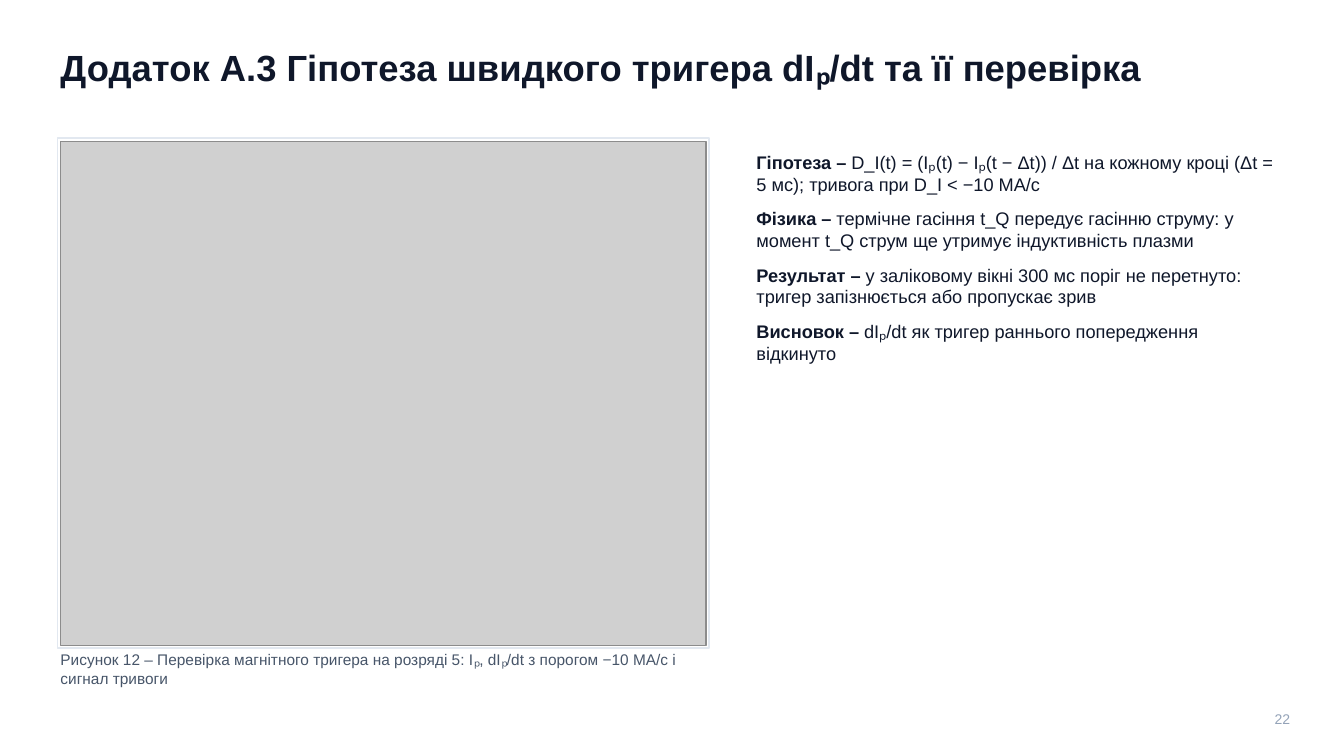
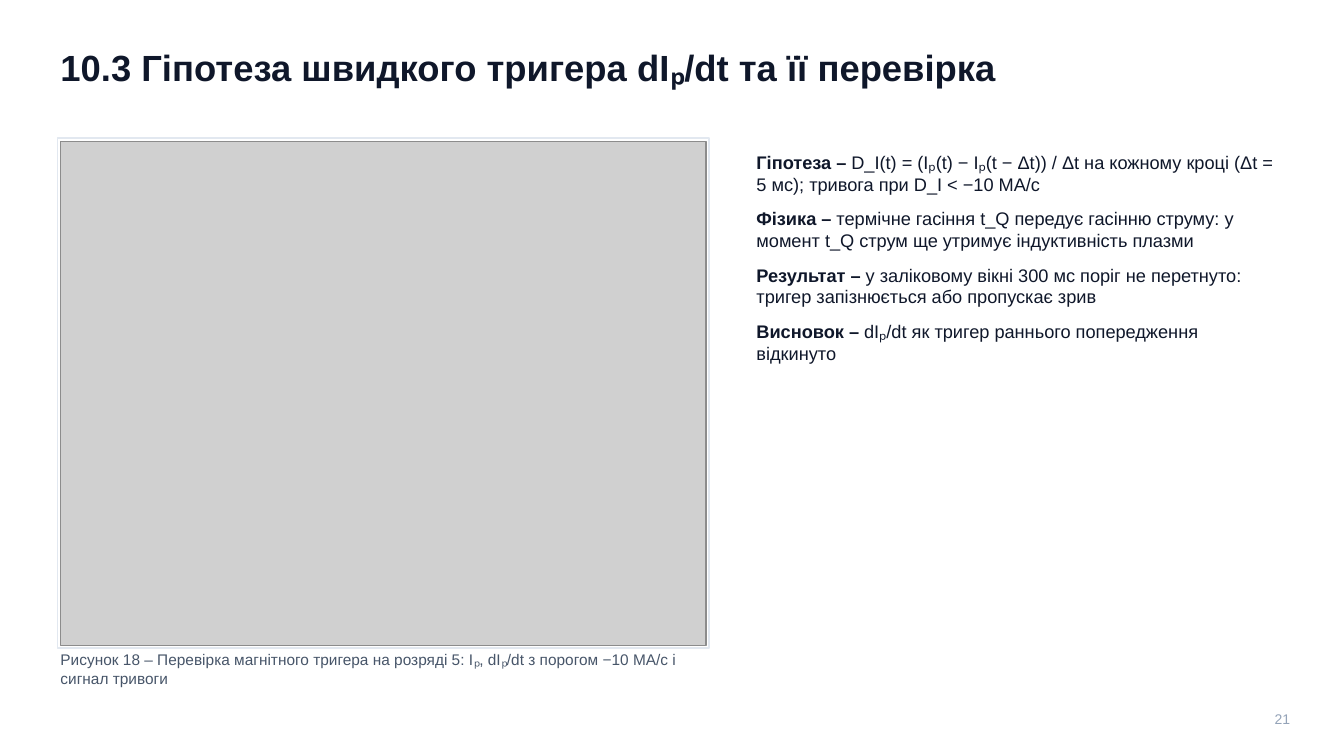
Before and after one commit to llllenah/plasma-disruption-prediction, a slide deck: slide 21 of docs/presentation.pptx (slide 22 before the commit). Drawn at 1344x756 pixels with LibreOffice and Linux fonts; fonts in the diff are those of the drawing; grey boxes stand for pictures. Boxes give left, top, right and bottom in pixels: in the first picture for what was removed or moved away, otherwise in the second. Text is boxed around its words. In the diff, an @@ line names an element or a change of style, - is before the commit and + after.

```diff
--- a/docs/presentation.pptx
+++ b/docs/presentation.pptx
@@ text at bbox=[60, 54, 996, 89]: text changed @@
-Додаток А.3 Гіпотеза швидкого тригера dIₚ/dt та її перевірка
+10.3 Гіпотеза швидкого тригера dIₚ/dt та її перевірка
@@ text at bbox=[60, 654, 675, 687]: text changed @@
-Рисунок 12 – Перевірка магнітного тригера на розряді 5: Iₚ, dIₚ/dt з порогом −10 МА/с і сигнал тривоги
+Рисунок 18 – Перевірка магнітного тригера на розряді 5: Iₚ, dIₚ/dt з порогом −10 МА/с і сигнал тривоги
@@ text at bbox=[1275, 714, 1291, 724]: text changed @@
-22
+21
```
Also in this commit, not shown: 15 other slides changed, 6 slides added, 2 other files.
